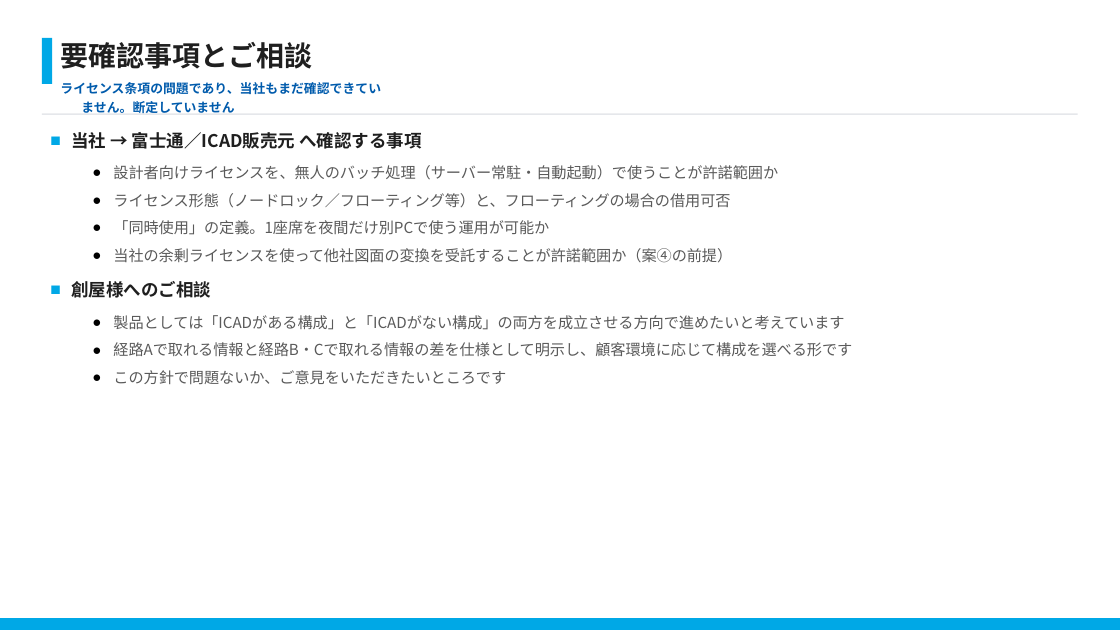
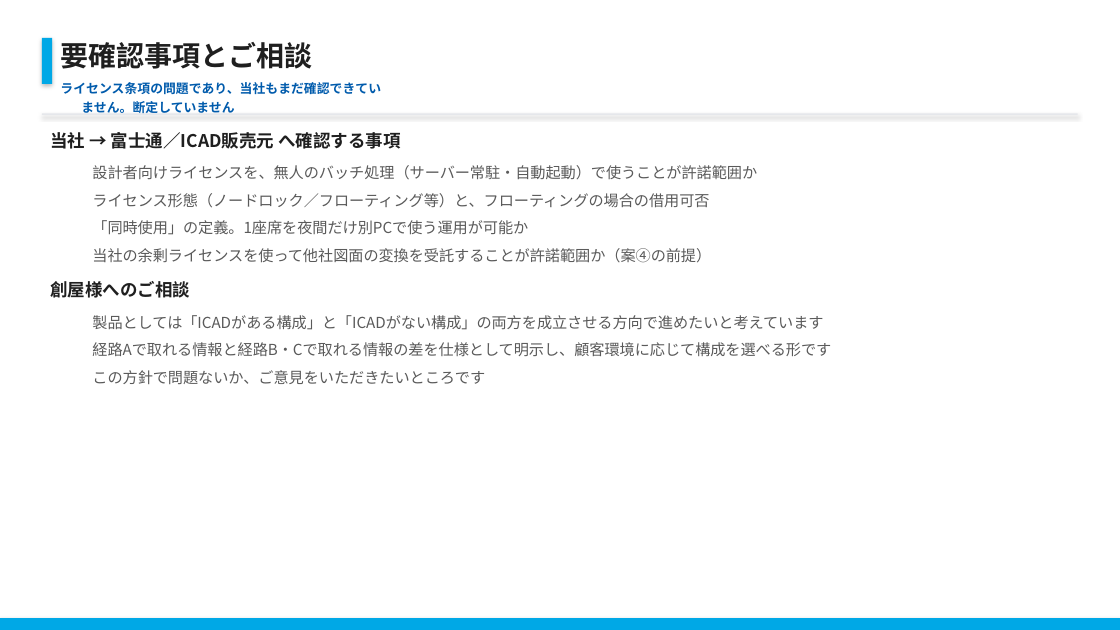
Before and after one commit to s-alp/knowledge_system, a slide deck: slide 27 of output/pptx/20260728_ナレッジシステム_タグ属性抽出_創屋様向けご説明_r1.pptx. Drawn at 1120x630 pixels with LibreOffice and Linux fonts; fonts in the diff are those of the drawing; background and template pictures are left out. Boxes give left, top, right and bottom in pixels: in the first picture for what was removed or moved away, otherwise in the second. Text is boxed around its words. In the diff, an @@ line names an element or a change of style, - is before the commit and + after.

```diff
--- a/output/pptx/20260728_ナレッジシステム_タグ属性抽出_創屋様向けご説明_r1.pptx
+++ b/output/pptx/20260728_ナレッジシステム_タグ属性抽出_創屋様向けご説明_r1.pptx
@@ rectangle at <box>42,38,52,84</box>: shadow on @@
@@ rectangle at <box>42,113,1078,115</box>: shadow on @@
@@ text "当社 → 富士通／ICAD販売元 へ確認する事項" at <box>50,132,831,384</box>: bullet ■ to none; bullet ● to none @@
```
Also in this commit, not shown: 27 other slides changed, 1 slide added, 1 slide removed, 9 other files.
